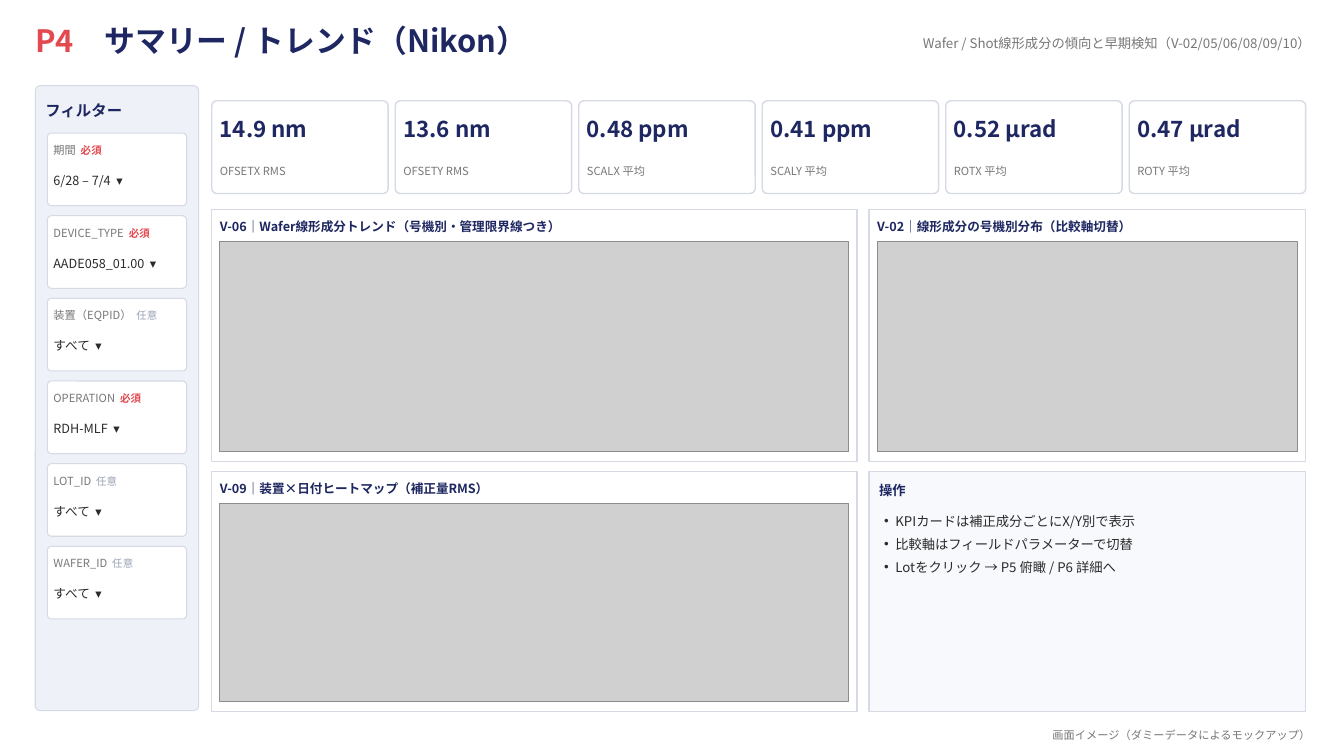
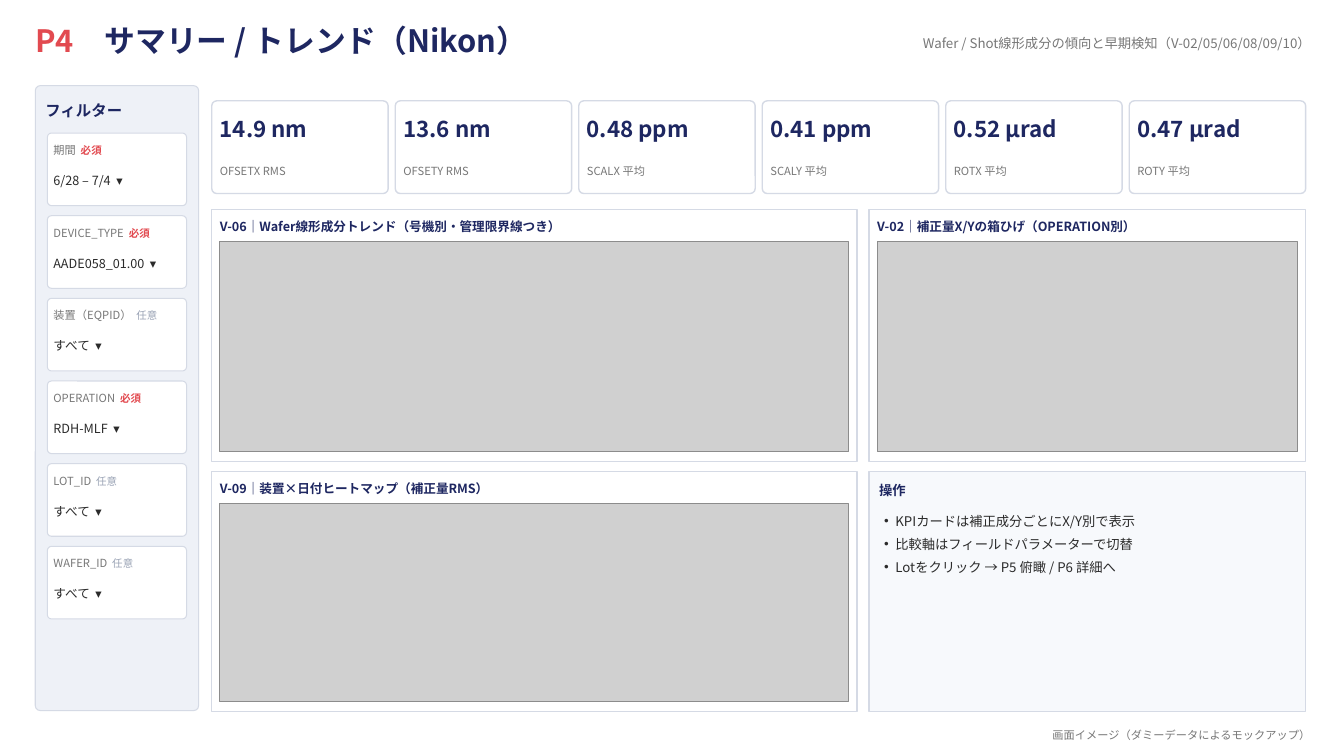
Before and after one commit to rsakamoto-0824/PowerBI_LithoBooster_DashBoard, a slide deck: slide 5 of dashboard_mockup.pptx. Drawn at 1344x756 pixels with LibreOffice and Linux fonts; fonts in the diff are those of the drawing; grey boxes stand for pictures. Boxes give left, top, right and bottom in pixels: in the first picture for what was removed or moved away, otherwise in the second. Text is boxed around its words. In the diff, an @@ line names an element or a change of style, - is before the commit and + after.

```diff
--- a/dashboard_mockup.pptx
+++ b/dashboard_mockup.pptx
@@ text at <box>877,220,1135,234</box>: text changed @@
-V-02｜線形成分の号機別分布（比較軸切替）
+V-02｜補正量X/Yの箱ひげ（OPERATION別）
```
Also in this commit, not shown: 7 other slides changed, 4 other files.
